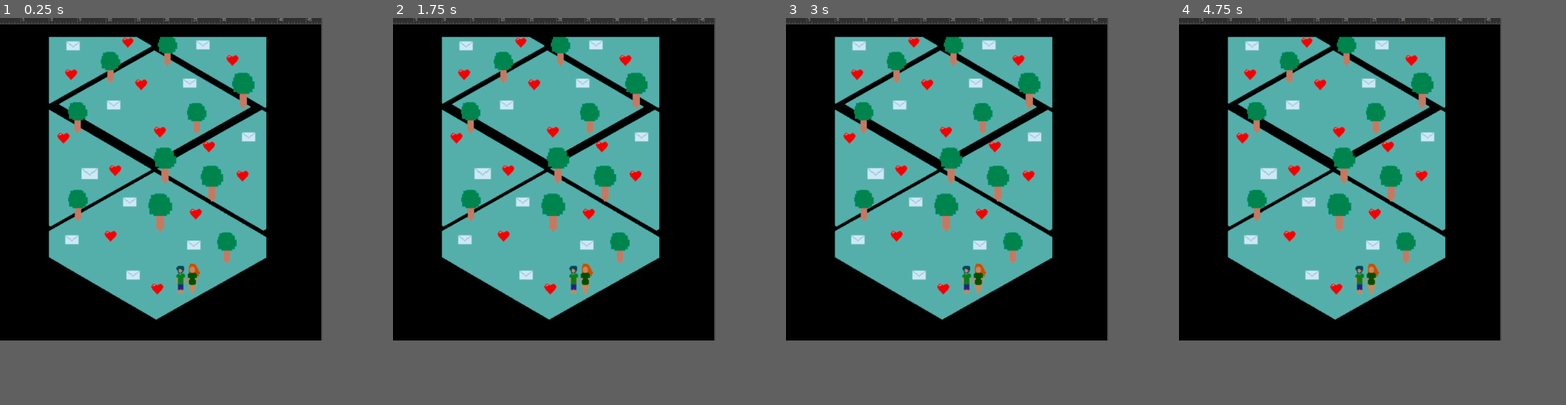
Above: before the commit, frames 1-4 (left to right).
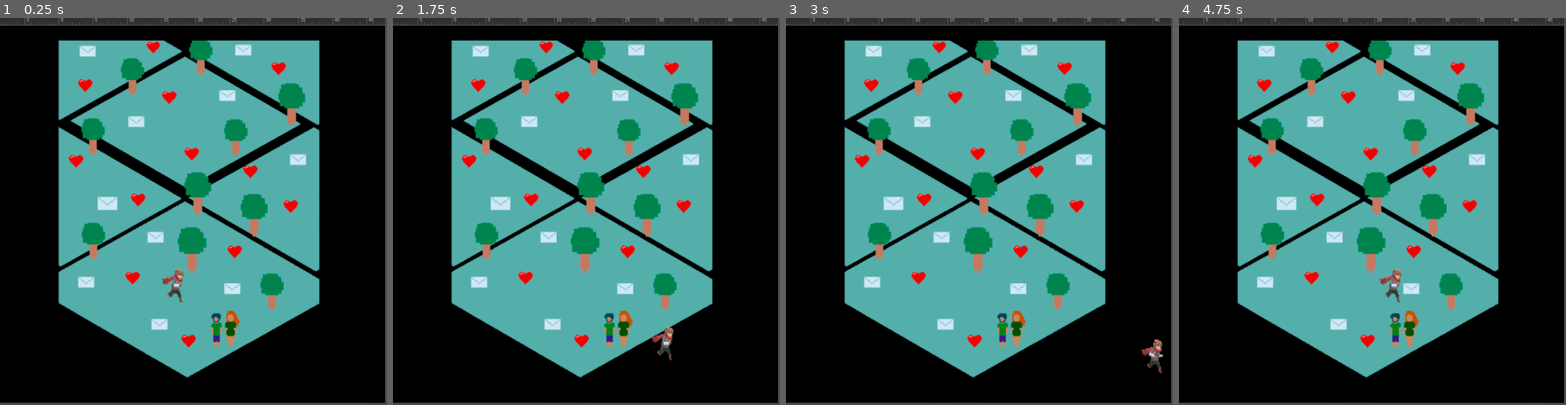
Above: after the commit, the same moments.

Repository: animanoir/filojam
Game: Godot game, scene res://Scenes/Scene1.tscn
Two runs of this game, one before a commit and one after it. Both use one fixed random seed, a clock stepped at 60 frames per second and the inputs below.
Inputs:
- Up to frame 1 (0.25 s): no input
- Up to frame 2 (1.75 s): hold Right (ui_right) 0.53-1.28 s; hold Down (ui_down) from 1.28 s (still down)
- Up to frame 3 (3 s): release Down (ui_down) at 2.03 s; hold Right (ui_right) 2.03-2.78 s; hold Up (ui_up) from 2.78 s (still down)
- Up to frame 4 (4.75 s): release Up (ui_up) at 3.53 s; hold Left (ui_left) from 3.53 s (still down)
In our replay, the window is 500x500 before the commit and 600x600 after it. These sizes can differ from the game's own. Grey fills any space a smaller window leaves; there, only what the larger window draws over its background counts as a difference.

The runs differ from the first frame. In frame 1, 36% of the frame differs, in the area x 0-100%, y 0-100%; in frame 2, 36%; in frame 3, 36%; in frame 4, 36%.

Commit message:
Adds simple player movement

Diff:
--- /dev/null
+++ b/Scenes/Player/Player.gd
@@ -0,0 +1,22 @@
+extends KinematicBody2D
+
+export (int) var speed = 200
+
+var velocity = Vector2()
+
+func get_input():
+	velocity = Vector2()
+	if Input.is_action_pressed("ui_right"):
+		velocity.x += 1
+		print("se movió para la derecha")
+	if Input.is_action_pressed("ui_left"):
+		velocity.x -= 1
+	if Input.is_action_pressed("ui_down"):
+		velocity.y += 1
+	if Input.is_action_pressed("ui_up"):
+		velocity.y -= 1
+	velocity = velocity.normalized() * speed
+
+func _physics_process(delta):
+	get_input()
+	velocity = move_and_slide(velocity)
--- /dev/null
+++ b/Scenes/Player/Player.tscn
@@ -0,0 +1,59 @@
+[gd_scene load_steps=11 format=2]
+
+[ext_resource path="res://Textures/Player/adventurer-Sheet.png" type="Texture" id=1]
+[ext_resource path="res://Scenes/Player/Player.gd" type="Script" id=2]
+
+[sub_resource type="RectangleShape2D" id=8]
+extents = Vector2( 23.25, 34.75 )
+
+[sub_resource type="AtlasTexture" id=2]
+flags = 4
+atlas = ExtResource( 1 )
+region = Rect2( 50, 37, 50, 37 )
+
+[sub_resource type="AtlasTexture" id=3]
+flags = 4
+atlas = ExtResource( 1 )
+region = Rect2( 100, 37, 50, 37 )
+
+[sub_resource type="AtlasTexture" id=4]
+flags = 4
+atlas = ExtResource( 1 )
+region = Rect2( 150, 37, 50, 37 )
+
+[sub_resource type="AtlasTexture" id=5]
+flags = 4
+atlas = ExtResource( 1 )
+region = Rect2( 200, 37, 50, 37 )
+
+[sub_resource type="AtlasTexture" id=6]
+flags = 4
+atlas = ExtResource( 1 )
+region = Rect2( 250, 37, 50, 37 )
+
+[sub_resource type="AtlasTexture" id=7]
+flags = 4
+atlas = ExtResource( 1 )
+region = Rect2( 300, 37, 50, 37 )
+
+[sub_resource type="SpriteFrames" id=1]
+animations = [ {
+"frames": [ SubResource( 2 ), SubResource( 3 ), SubResource( 4 ), SubResource( 5 ), SubResource( 6 ), SubResource( 7 ) ],
+"loop": true,
+"name": "default",
+"speed": 12.0
+} ]
+
+[node name="Player" type="KinematicBody2D"]
+script = ExtResource( 2 )
+
+[node name="CollisionShape2D" type="CollisionShape2D" parent="."]
+position = Vector2( 25.75, 33.25 )
+shape = SubResource( 8 )
+
+[node name="AnimatedSprite" type="AnimatedSprite" parent="."]
+position = Vector2( 20, 29 )
+scale = Vector2( 1.69134, 1.9223 )
+frames = SubResource( 1 )
+frame = 5
+playing = true
--- /dev/null
+++ b/Scenes/Player/PlayerKinematic.gd
@@ -0,0 +1,22 @@
+extends KinematicBody2D
+
+export (int) var speed = 200
+
+var velocity = Vector2()
+
+func get_input():
+	velocity = Vector2()
+	if Input.is_action_pressed("ui_right"):
+		velocity.x += 1
+		print("se movió para la derecha")
+	if Input.is_action_pressed("ui_left"):
+		velocity.x -= 1
+	if Input.is_action_pressed("ui_down"):
+		velocity.y += 1
+	if Input.is_action_pressed("ui_up"):
+		velocity.y -= 1
+	velocity = velocity.normalized() * speed
+
+func _physics_process(delta):
+	get_input()
+	velocity = move_and_slide(velocity)
--- a/Scenes/Scene1.tscn
+++ b/Scenes/Scene1.tscn
@@ -1,16 +1,19 @@
-[gd_scene load_steps=2 format=2]
+[gd_scene load_steps=3 format=2]
 
 [ext_resource path="res://Textures/Scene1/texttest.jpg" type="Texture" id=1]
+[ext_resource path="res://Scenes/Player/Player.tscn" type="PackedScene" id=2]
 
 [node name="Escenario1" type="Node2D"]
 
 [node name="TextureRect" type="TextureRect" parent="."]
-anchor_right = 1.0
-anchor_bottom = 1.0
-margin_right = 498.0
-margin_bottom = 501.0
+margin_right = 597.0
+margin_bottom = 597.0
 texture = ExtResource( 1 )
 expand = true
 __meta__ = {
+"_edit_lock_": true,
 "_edit_use_anchors_": false
 }
+
+[node name="Player" parent="." instance=ExtResource( 2 )]
+position = Vector2( 246, 378 )
--- a/project.godot
+++ b/project.godot
@@ -16,8 +16,7 @@
 
 [display]
 
-window/size/width=500
-window/size/height=500
+window/size/width=600
 
 [physics]
 
Binary file added: Scenes/Player/adventurer-Sheet.png
Not shown, added: Scenes/Player/adventurer-Sheet.png.import
Binary file added: Textures/Player/adventurer-Sheet.png
Not shown, added: Textures/Player/adventurer-Sheet.png.import
